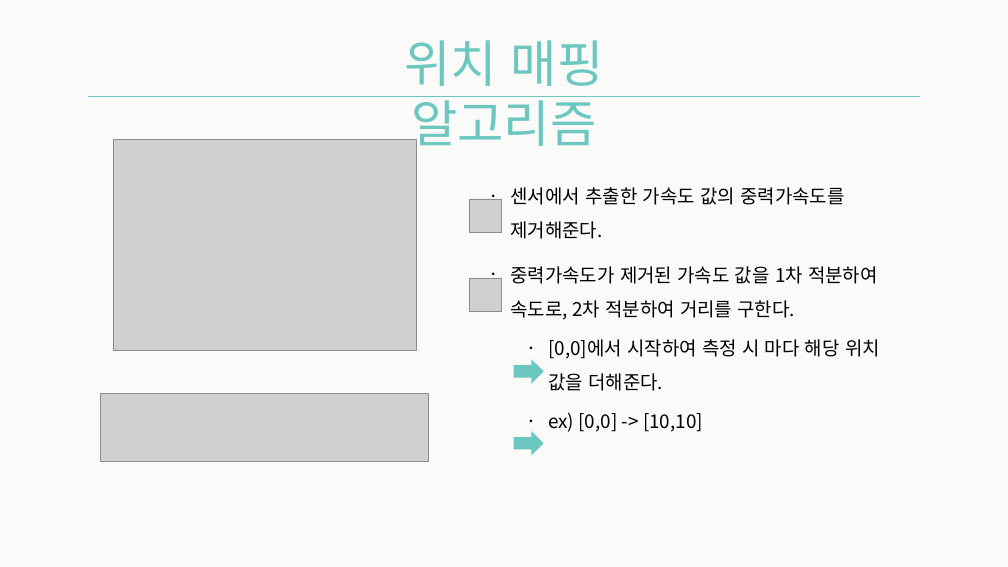
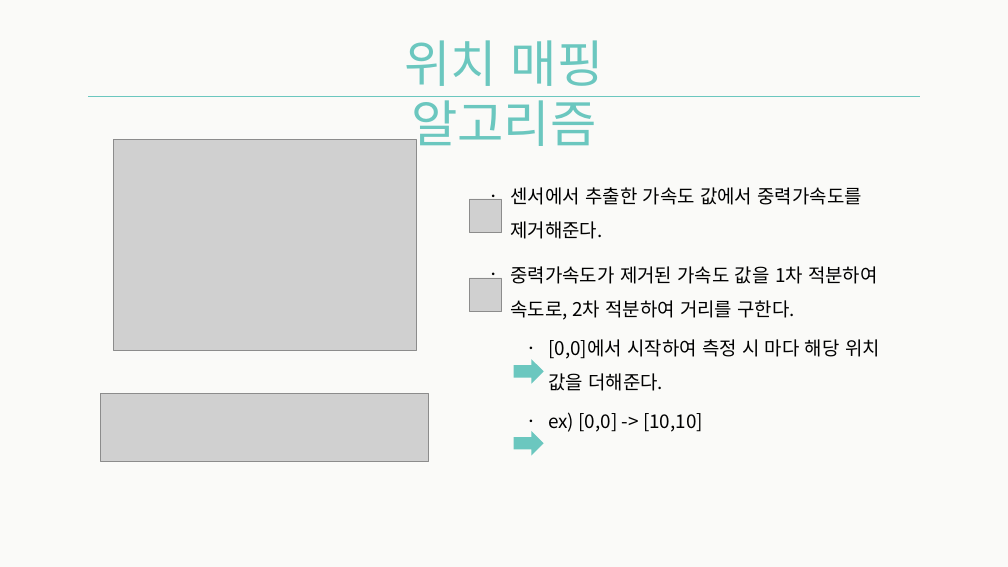
Before and after one commit to Team-Achi/Docs, a slide deck: slide 8 of PPT/캡스톤디자인_13주차_발표자료_5조.pptx. Drawn at 1008x567 pixels with LibreOffice and Linux fonts; fonts in the diff are those of the drawing; grey boxes stand for pictures. Boxes give left, top, right and bottom in pixels: in the first picture for what was removed or moved away, otherwise in the second. Text is boxed around its words. In the diff, an @@ line names an element or a change of style, - is before the commit and + after.

```diff
--- a/PPT/캡스톤디자인_13주차_발표자료_5조.pptx
+++ b/PPT/캡스톤디자인_13주차_발표자료_5조.pptx
@@ text at [510, 187, 862, 239]: text changed @@
-• 센서에서 추출한 가속도 값의 중력가속도를 제거해준다.
+• 센서에서 추출한 가속도 값에서 중력가속도를 제거해준다.
```
Also in this commit, not shown: 2 other slides changed.
